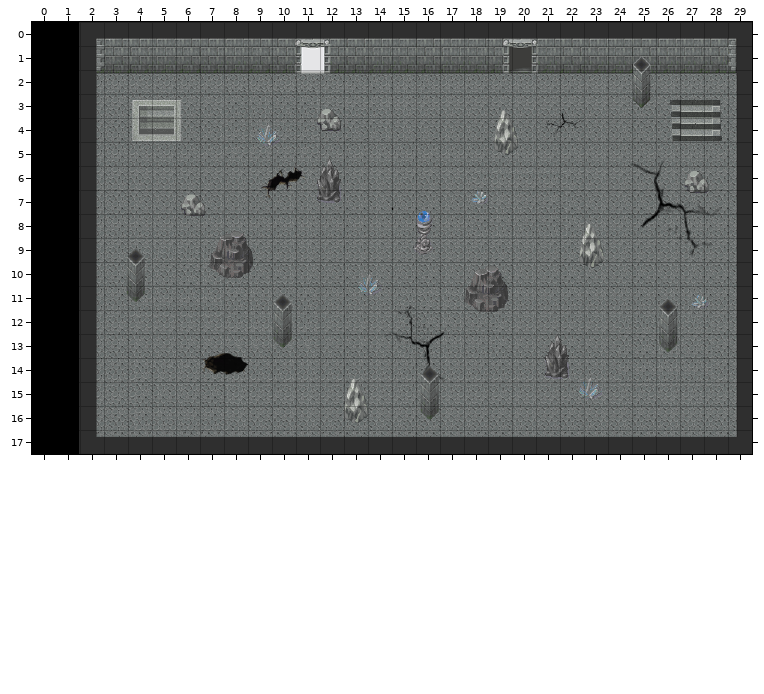
An edit to a level. Tiled map, resources/maps/nivel4.tmx. The picture above was drawn from the file before the commit.
Cells are 32x32 px. Shown: x 0..29, y 0..17.
And afterwards:
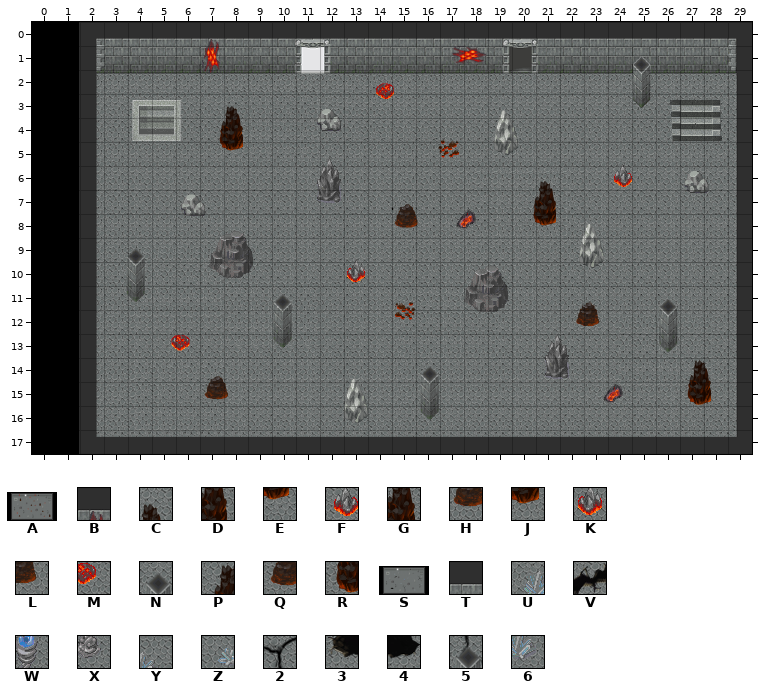
Key: from "piso 4": A 0 "nivel4"; from "piso 4.M": B 7, C 104, D 136, E 168, F 216, G 245, H 271, J 277, K 333, L 407, M 422, N 464, P 475, Q 487, R 507; from "piso 5": S 0 "nivel5"; from "piso 5.M": T 7, U 137, V 202, W 272, X 304, Y 334, Z 379, 2 432, 3 455, 4 456, 5 464, 6 503.
_ is an empty cell, . an unchanged one.
Author's note on the commit: Mapa 4 arreglado
The edit:
--- layer "Nivel"
@@ x 0..0 @@
-17 S
+17 A
--- layer "Muros Invisibles"
@@ x 7..7 @@
- 0 T
+ 0 B
@@ x 6..27 @@
- 3 .._...................
- 4 .._U..................
- 5 .._...................
- 6 ....V............._...
- 7 ..............._......
- 8 ........._W...._......
- 9 ..........X...........
-10 ......._Y.............
-11 .....................Z
-12 ................._....
-13 _.........2...........
-14 .34.......5.........._
-15 ._...............6..._
+ 3 ..C...................
+ 4 ..D_..................
+ 5 ..E...................
+ 6 ...._.............F...
+ 7 ...............G......
+ 8 .........H_....J......
+ 9 .........._...........
+10 .......K_.............
+11 ....................._
+12 .................L....
+13 M........._...........
+14 .__.......N..........P
+15 .Q..............._...R
Pixel boxes of the changes (left, top, right, bottom) in both pictures:
changed: (171, 39, 720, 405)
